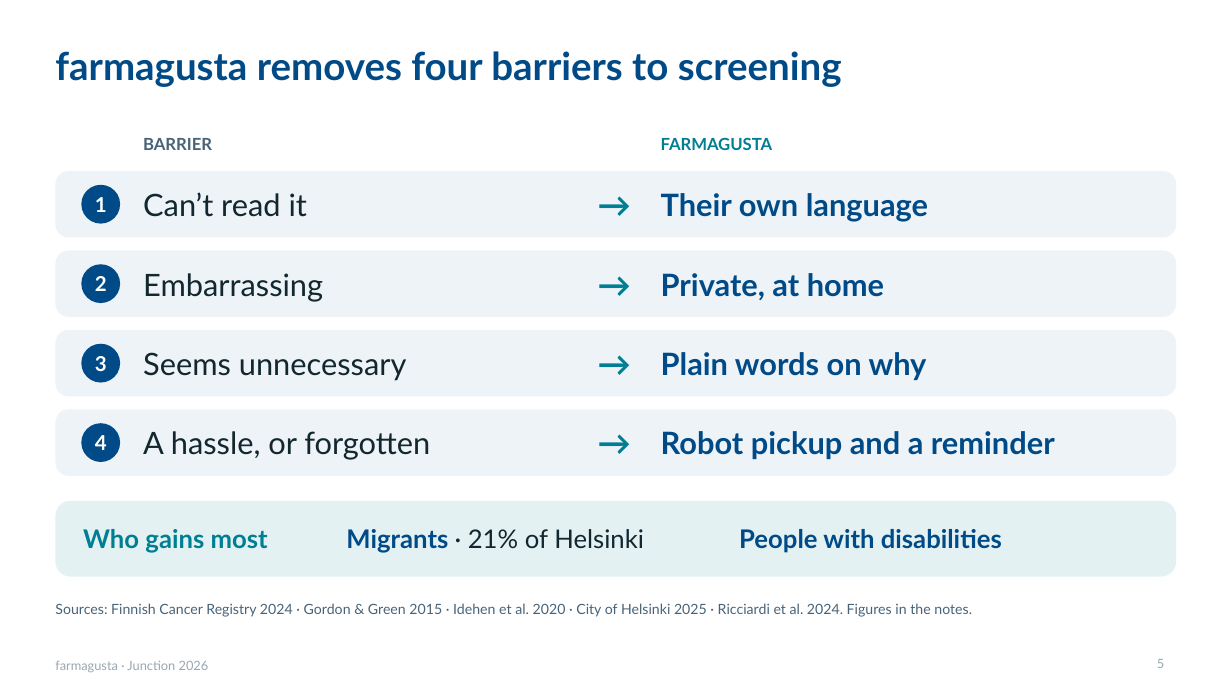
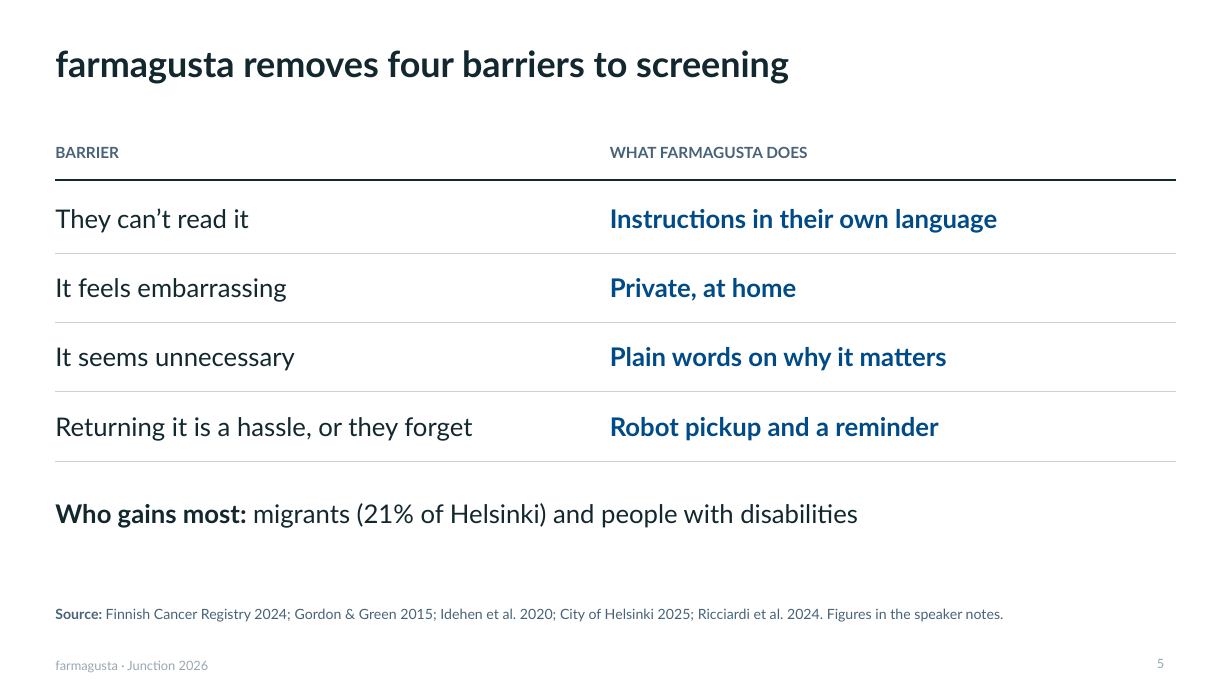
Before and after one commit to rromppanen/junction26, a slide deck: slide 5 of docs/pitch/farmagusta-screening-attendance.pptx. Drawn at 1232x693 pixels with LibreOffice and Linux fonts; fonts in the diff are those of the drawing. Boxes give left, top, right and bottom in pixels: in the first picture for what was removed or moved away, otherwise in the second. Text is boxed around its words. In the diff, an @@ line names an element or a change of style, - is before the commit and + after.

```diff
--- a/docs/pitch/farmagusta-screening-attendance.pptx
+++ b/docs/pitch/farmagusta-screening-attendance.pptx
@@ title "farmagusta removes four barriers to ..." at box(55, 50, 789, 84): size 30 to 28 pt, text colour #004B87 to #12272E @@
@@ text "BARRIER": place and size @@
-text "BARRIER" at box(143, 138, 212, 150)
+text "BARRIER" at box(55, 147, 119, 158)
@@ text "BARRIER" at box(55, 147, 119, 158): size 13 to 12 pt @@
@@ text at box(610, 146, 807, 158): text changed; size 13 to 12 pt; text colour #007E93 to #486378 @@
-FARMAGUSTA
+WHAT FARMAGUSTA DOES
@@ group removed at box(55, 171, 1177, 238): 2 texts, 1 rounded rectangle, 1 ellipse @@
-1
-→
@@ text at box(55, 208, 249, 233): text changed; size 24 to 20 pt @@
-Can’t read it
+They can’t read it
@@ line added from (55, 180) to (1177, 180), #12272E 1.25 pt @@
@@ text at box(610, 209, 997, 233): text changed; size 24 to 20 pt @@
-Their own language
+Instructions in their own language
@@ line added from (55, 253) to (1177, 253), #C9D2DA 0.75 pt @@
@@ group removed at box(55, 250, 1177, 317): 2 texts, 1 rounded rectangle, 1 ellipse @@
-2
-→
@@ text "Private, at home": place and size @@
-text "Private, at home" at box(661, 273, 884, 300)
+text "Private, at home" at box(610, 278, 796, 301)
@@ text "Private, at home" at box(610, 278, 796, 301): size 24 to 20 pt @@
@@ text at box(55, 278, 286, 302): text changed; size 24 to 20 pt @@
-Embarrassing
+It feels embarrassing
@@ line added from (55, 323) to (1177, 323), #C9D2DA 0.75 pt @@
@@ text at box(55, 347, 295, 371): text changed; size 24 to 20 pt @@
-Seems unnecessary
+It seems unnecessary
@@ group removed at box(55, 330, 1177, 396): 2 texts, 1 rounded rectangle, 1 ellipse @@
-3
-→
@@ text at box(610, 347, 947, 371): text changed; size 24 to 20 pt @@
-Plain words on why
+Plain words on why it matters
@@ text at box(55, 417, 472, 441): text changed; size 24 to 20 pt @@
-A hassle, or forgotten
+Returning it is a hassle, or they forget
@@ line added from (55, 392) to (1177, 392), #C9D2DA 0.75 pt @@
@@ group removed at box(55, 409, 1177, 476): 2 texts, 1 rounded rectangle, 1 ellipse @@
-4
-→
@@ text "Robot pickup and a reminder" at box(610, 417, 938, 441): size 24 to 20 pt @@
@@ text "Robot pickup and a reminder": place and size @@
-text "Robot pickup and a reminder" at box(661, 431, 1055, 459)
+text "Robot pickup and a reminder" at box(610, 417, 938, 441)
@@ line added from (55, 461) to (1177, 461), #C9D2DA 0.75 pt @@
@@ text at box(55, 503, 858, 528): text changed @@
-Migrants · 21% of Helsinki
+Who gains most: migrants (21% of Helsinki) and people with disabilities
@@ rounded rectangle removed at box(55, 501, 1177, 577) @@
@@ text removed at box(83, 529, 268, 553) @@
-Who gains most
@@ text removed at box(739, 529, 1002, 553) @@
-People with disabilities
@@ text at box(55, 608, 1004, 622): text changed @@
-Sources: Finnish Cancer Registry 2024 · Gordon & Green 2015 · Idehen et al. 2020 · City of Helsinki 2025 · Ricciardi et al. 2024. Figures in the notes.
+Source: Finnish Cancer Registry 2024; Gordon & Green 2015; Idehen et al. 2020; City of Helsinki 2025; Ricciardi et al. 2024. Figures in the speaker notes.
```
Also in this commit, not shown: 8 other slides changed.
